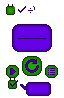
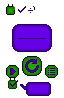
Comparing the layer stacks of the two 64x98 images. Changes:
painted on "Layer 3" over [6, 6, 58, 78]
